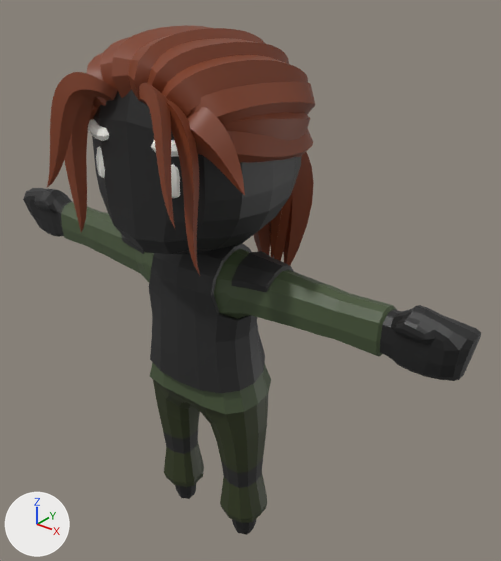
The glTF model assets/runtime/characters/soldier-female-phase2.glb, before and after one commit.
One viewpoint serves both versions: a 50 mm camera at (2.48, -2.67, 3.55) aimed at (0.14, 0.26, 1.74). Every picture has the same lights, and +X, +Y and +Z are marked at lower left. The first picture is the older version.

In view in the first picture: 'Body'.
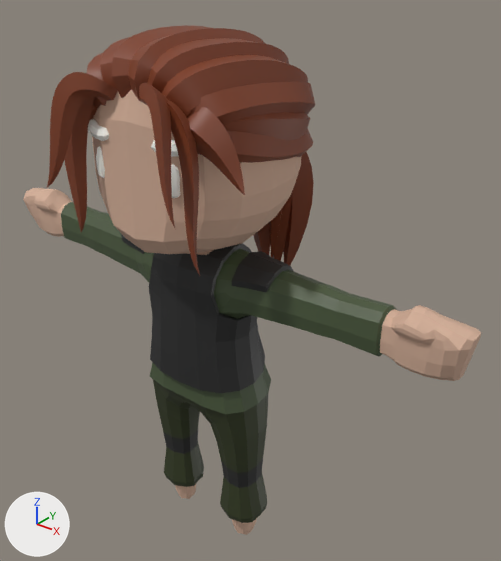
Commit message: Build verified Phase 2 human runtime assets

Where the change shows, as pixel boxes [x1, y1, x2, y2] in the pictures (501 x 561 px):
'Body', recoloured
    both: [23, 86, 481, 535]

The change, as a diff of the scene's bpy script:
```diff
--- a/assets/runtime/characters/soldier-female-phase2.glb.py
+++ b/assets/runtime/characters/soldier-female-phase2.glb.py
@@ mat_skin @@
 mat_skin = principled_material('Skin')
-mat_skin.base_color = (0.0134, 0.0134, 0.0134)  # black #1f1f1f
+mat_skin.base_color = (0.655, 0.427, 0.314)  # beige #d4af98
```
